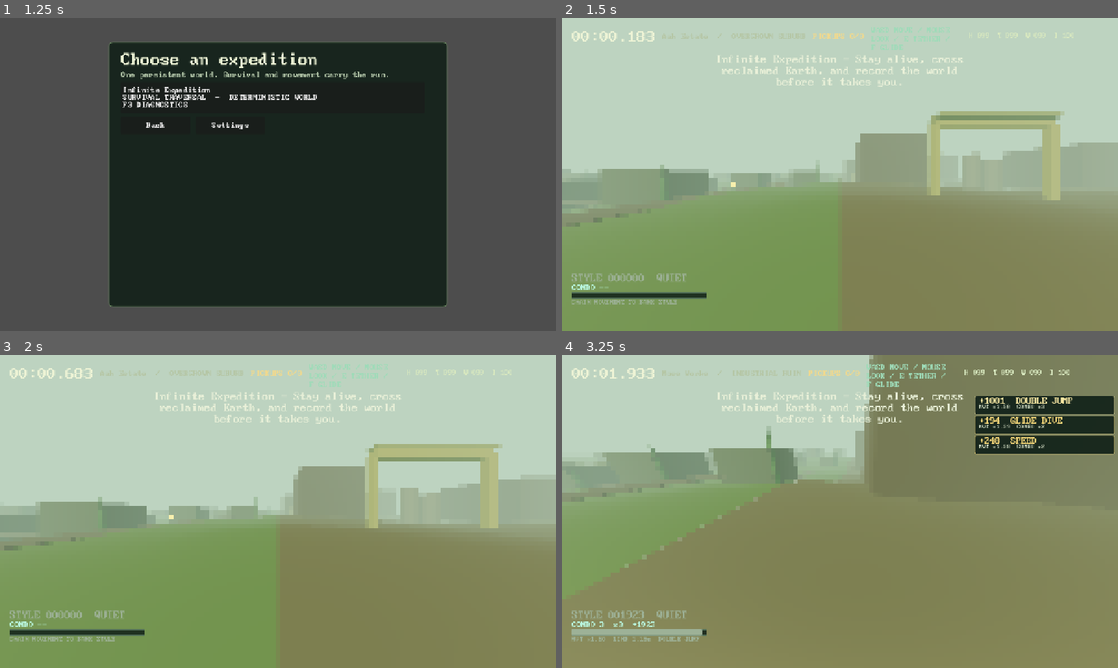
Above: before the commit, frames 1-4 (two rows, left to right).
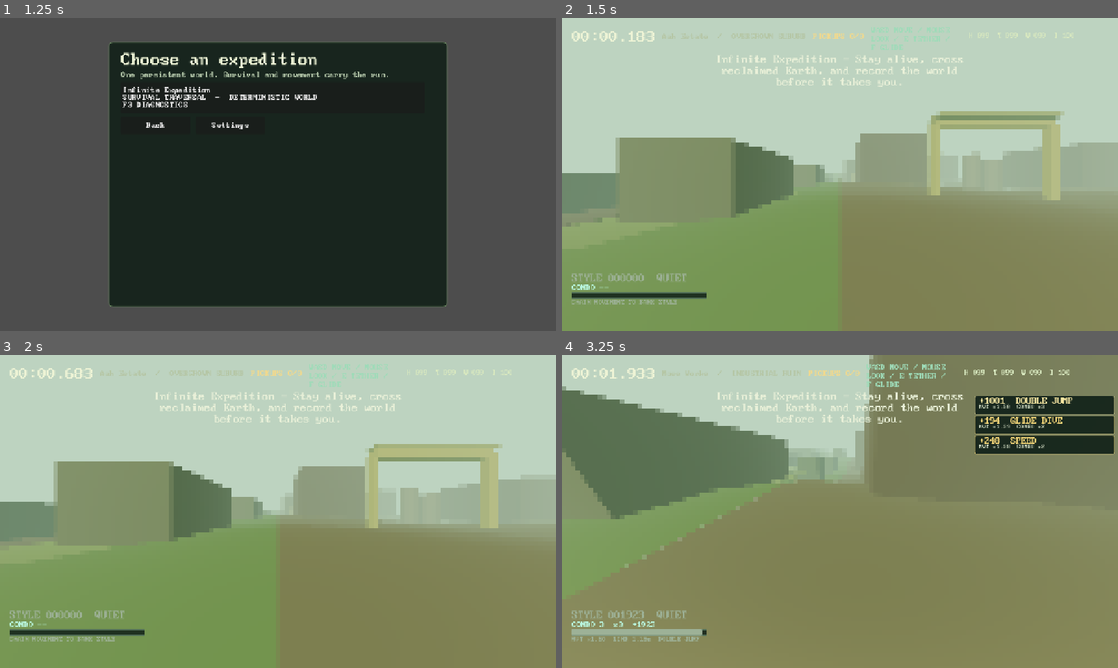
Above: after the commit, the same moments.

Repository: gongahkia/hot-cross-buns
Game: Godot game, scene res://scenes/main.tscn
Two runs of this game, one before a commit and one after it. Both use one fixed random seed, a clock stepped at 60 frames per second and the inputs below.
Inputs (mouse positions are in pixels of both pictures, inside the frame that each line leads up to):
- Up to frame 1 (1.25 s): click "Choose a journey" at 0.5 s
- Up to frame 2 (1.5 s): click "Infinite Expedition SURVIVAL …" at 1.25 s
- Up to frame 3 (2 s): no input
- Up to frame 4 (3.25 s): tap Enter at 2 s; move the mouse to (867, 511) at 2.02 s; hold W (move_forward) from 2.03 s (still down); tap Shift (dash) at 2.1 s; click (867, 511) at 2.17 s; tap Space (jump) at 2.27, 3.02 s; move the mouse to (812, 511) at 2.77 s; tap F (glide) at 2.85 s

Frame 1 is identical in both runs. In frame 2, 5.6% of the frame differs, in the area x 0-48%, y 38-64%; in frame 3, 6.1%; in frame 4, 11%, in the area x 0-48%, y 10-53%.

Commit message:
Add overgrown suburb parcels

Diff:
--- a/scripts/world_generator.gd
+++ b/scripts/world_generator.gd
@@ -24,6 +24,7 @@
 const INDUSTRIAL_HAZARDS := preload("res://scripts/world_industrial_hazards.gd")
 const INDUSTRIAL_RESOURCES := preload("res://scripts/world_industrial_resources.gd")
 const SUBURB_ROADS := preload("res://scripts/world_suburb_roads.gd")
+const SUBURB_PARCELS := preload("res://scripts/world_suburb_parcels.gd")
 
 const CHUNK_SIZE := 64.0
 const REGION_SIZE := 512.0
@@ -84,6 +85,8 @@
 	if not urban.is_empty():descriptor["urban"]=urban
 	var suburb_roads:=SUBURB_ROADS.generate(seed,chunk_x,chunk_z,urban)
 	if not suburb_roads.is_empty():descriptor["suburb_roads"]=suburb_roads
+	var suburb_parcels:=SUBURB_PARCELS.generate(seed,chunk_x,chunk_z,urban,suburb_roads)
+	if not suburb_parcels.is_empty():descriptor["suburb_parcels"]=suburb_parcels
 	var industrial_layout:=INDUSTRIAL_LAYOUT.generate(seed,chunk_x,chunk_z,urban)
 	if not industrial_layout.is_empty():descriptor["industrial_layout"]=industrial_layout
 	var industrial_structures:=INDUSTRIAL_STRUCTURES.generate(seed,chunk_x,chunk_z,industrial_layout)
--- a/scripts/world_streamer.gd
+++ b/scripts/world_streamer.gd
@@ -260,7 +260,7 @@
 		_add_industrial_resources(root,descriptor.get("industrial_resources",{}))
 	elif family == "overgrown_suburb":
 		_add_suburb_roads(root,descriptor.get("suburb_roads",{}))
-		_add_suburb(root, chunk_x, chunk_z)
+		_add_suburb_parcels(root,descriptor.get("suburb_parcels",{}))
 	else:
 		_add_wilderness(root, chunk_x, chunk_z, str(descriptor.biome))
 	var resource:=RESOURCE_PLACEMENT.for_chunk(seed,chunk_x,chunk_z,family)
@@ -373,13 +373,13 @@
 		var axis:=str(culdesac.axis);var x:=float(culdesac.x);var z:=float(culdesac.z);var segment:=MeshInstance3D.new();var  …(380 unchanged characters)…
 		var circle:=MeshInstance3D.new();var disk:=CylinderMesh.new();disk.top_radius=float(culdesac.radius);disk.bottom_radi …(249 unchanged characters)…
 
-func _add_suburb(root: Node3D, chunk_x: int, chunk_z: int) -> void:
-	for index in range(5):
-		var x := 7.0 + float(index % 3) * 22.0
-		var z := 8.0 + float(index / 3) * 28.0
-		var ground := ground_height(root.global_position + Vector3(x, 0.0, z))
-		_add_box(root, Vector3(x, ground + 3.0, z), Vector3(10.0, 6.0, 9.0), Color("#53604b"), "House")
-		_add_tree(root, Vector3(x + 5.0, ground, z + 4.0), 5.0 + float(index % 3) * 2.0, Color("#4e7645"))
+func _add_suburb_parcels(root:Node3D,fields:Dictionary)->void:
+	for yard:Dictionary in fields.get("yards",[]):
+		var x:=float(yard.x);var z:=float(yard.z);var visual:=MeshInstance3D.new();var mesh:=BoxMesh.new();mesh.size=Vector3(float(yard.width),.04,float(yard.depth));visual.name="SuburbYard";visual.mesh=mesh;visual.position=Vector3(x,ground_height(root.global_position+Vector3(x,0.0,z))+.02,z);visual.material_override=_material(Color("#617554"));root.add_child(visual)
+	for home:Dictionary in fields.get("homes",[]):
+		var x:=float(home.x);var z:=float(home.z);var height:=float(home.height);var color:=Color("#586a57") if str(home.form)=="bungalow" else Color("#626b5a") if str(home.form)=="duplex" else Color("#6b6758");_add_box(root,Vector3(x,ground_height(root.global_position+Vector3(x,0.0,z))+height*.5,z),Vector3(float(home.width),height,float(home.depth)),color,"SuburbHome")
+	for utility:Dictionary in fields.get("utilities",[]):
+		var x:=float(utility.x);var z:=float(utility.z);var height:=float(utility.height);_add_cylinder(root,Vector3(x,ground_height(root.global_position+Vector3(x,0.0,z))+height*.5,z),.22,height,Color("#76745e"),"SuburbUtility")
 
 func _add_wilderness(root: Node3D, chunk_x: int, chunk_z: int, biome: String) -> void:
 	var count := 3 if biome in ["desert", "cold_desert", "badland", "alpine_scree"] else 8
--- /dev/null
+++ b/scripts/world_suburb_parcels.gd
@@ -0,0 +1,15 @@
+class_name WorldSuburbParcels
+extends RefCounted
+
+const RNG=preload("res://scripts/world_rng.gd")
+
+static func generate(seed:int,chunk_x:int,chunk_z:int,urban:Dictionary,roads:Dictionary)->Dictionary:
+	if urban.is_empty() or roads.is_empty():return {}
+	var collector:Dictionary=roads.get("collector",{});var local_roads:Array=roads.get("local_roads",[]);if collector.is_empty() or local_roads.is_empty():return {}
+	var local:Dictionary=local_roads[0];var split_x:=float(local.offset) if str(local.axis)=="z" else float(collector.offset);var split_z:=float(collector.offset) if str(collector.axis)=="x" else float(local.offset);var ranges_x:Array=[[4.0,split_x-3.0],[split_x+3.0,60.0]];var ranges_z:Array=[[4.0,split_z-3.0],[split_z+3.0,60.0]];var parcels:Array=[];var homes:Array=[];var yards:Array=[]
+	for index in range(4):
+		var column:=index%2;var row:=index/2;var min_x:=float(ranges_x[column][0]);var max_x:=float(ranges_x[column][1]);var min_z:=float(ranges_z[row][0]);var max_z:=float(ranges_z[row][1]);var width:=maxf(4.0,max_x-min_x);var depth:=maxf(4.0,max_z-min_z);var x:=(min_x+max_x)*.5;var z:=(min_z+max_z)*.5;var form:="bungalow" if RNG.unit(seed,chunk_x,chunk_z,1753+index)<.5 else "duplex" if RNG.unit(seed,chunk_x,chunk_z,1769+index)<.82 else "shopfront";var home_width:=maxf(3.0,width*.62);var home_depth:=maxf(3.0,depth*.58);var height:=4.0+RNG.unit(seed,chunk_x,chunk_z,1783+index)*4.0
+		parcels.append({"id":"suburb_parcel:%d:%d:%d"%[chunk_x,chunk_z,index],"x":x,"z":z,"width":width,"depth":depth,"land_use":str(urban.land_use)});homes.append({"id":"suburb_home:%d:%d:%d"%[chunk_x,chunk_z,index],"parcel_id":"suburb_parcel:%d:%d:%d"%[chunk_x,chunk_z,index],"form":form,"x":x,"z":z,"width":home_width,"depth":home_depth,"height":height});yards.append({"id":"suburb_yard:%d:%d:%d"%[chunk_x,chunk_z,index],"parcel_id":"suburb_parcel:%d:%d:%d"%[chunk_x,chunk_z,index],"x":x,"z":z,"width":width*.9,"depth":depth*.9})
+	var utilities:Array=[]
+	for index in range(2):utilities.append({"id":"suburb_utility:%d:%d:%d"%[chunk_x,chunk_z,index],"x":clampf(split_x+(-1.0 if index==0 else 1.0)*5.0,3.0,61.0),"z":clampf(split_z+(-1.0 if index==0 else 1.0)*5.0,3.0,61.0),"height":5.0+RNG.unit(seed,chunk_x,chunk_z,1801+index)*3.0})
+	return {"parcels":parcels,"homes":homes,"yards":yards,"utilities":utilities}
--- /dev/null
+++ b/scripts/world_suburb_parcels_test.gd
@@ -0,0 +1,23 @@
+extends SceneTree
+const ROADS=preload("res://scripts/world_suburb_roads.gd")
+const PARCELS=preload("res://scripts/world_suburb_parcels.gd")
+const GENERATOR=preload("res://scripts/world_generator.gd")
+var failed:=false
+func _expect(condition:bool,message:String)->void:
+	if not condition:failed=true;push_error(message)
+func _initialize()->void:
+	var urban:Dictionary={"land_use":"residential","ruin_age_years":90};var roads:=ROADS.generate(20260730,4,-2,urban);var result:=PARCELS.generate(20260730,4,-2,urban,roads)
+	_expect((result.parcels as Array).size()==4 and (result.homes as Array).size()==4 and (result.yards as Array).size()==4 and (result.utilities as Array).size()==2,"suburb parcel records missing")
+	for parcel:Dictionary in result.parcels:_expect(str(parcel.id).begins_with("suburb_parcel:") and float(parcel.x)-float(parcel.width)*.5>=0.0 and float(parcel.x)+float(parcel.width)*.5<=64.0 and float(parcel.z)-float(parcel.depth)*.5>=0.0 and float(parcel.z)+float(parcel.depth)*.5<=64.0,"suburb parcel bounds drifted")
+	for home:Dictionary in result.homes:_expect(str(home.id).begins_with("suburb_home:") and str(home.form) in ["bungalow","duplex","shopfront"] and float(home.width)>0.0 and float(home.depth)>0.0 and float(home.height)>=4.0,"suburb home grammar drifted")
+	for utility:Dictionary in result.utilities:_expect(str(utility.id).begins_with("suburb_utility:") and float(utility.x)>=3.0 and float(utility.x)<=61.0 and float(utility.z)>=3.0 and float(utility.z)<=61.0 and float(utility.height)>=5.0,"suburb utility grammar drifted")
+	_expect(result==PARCELS.generate(20260730,4,-2,urban,roads) and PARCELS.generate(1,0,0,urban,{}).is_empty(),"suburb parcels are not deterministic")
+	(result.homes as Array)[0]["form"]="changed";_expect(str((PARCELS.generate(20260730,4,-2,urban,roads).homes as Array)[0].form)!="changed","suburb parcels leaked mutable state")
+	var generator:=GENERATOR.new(20260730);var found:=false
+	for region_z in range(-8,9):
+		for region_x in range(-8,9):
+			var chunk_x:=region_x*8;var chunk_z:=region_z*8;var descriptor:Dictionary=generator.chunk_descriptor(chunk_x,chunk_z)
+			if str(descriptor.region.family)=="overgrown_suburb":found=true;_expect(descriptor.suburb_parcels==PARCELS.generate(20260730,chunk_x,chunk_z,descriptor.urban,descriptor.suburb_roads),"suburb parcel descriptor wiring drifted");break
+		if found:break
+	_expect(found,"suburb parcel fixture found no overgrown suburb")
+	quit(1 if failed else 0)
Not shown, added: docs/overgrown-suburb-parcels.md
